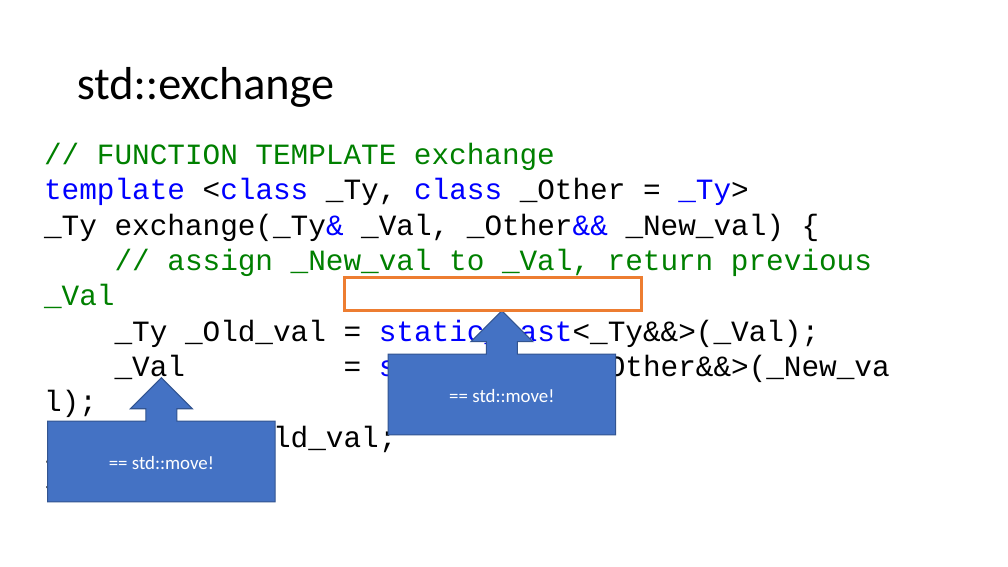
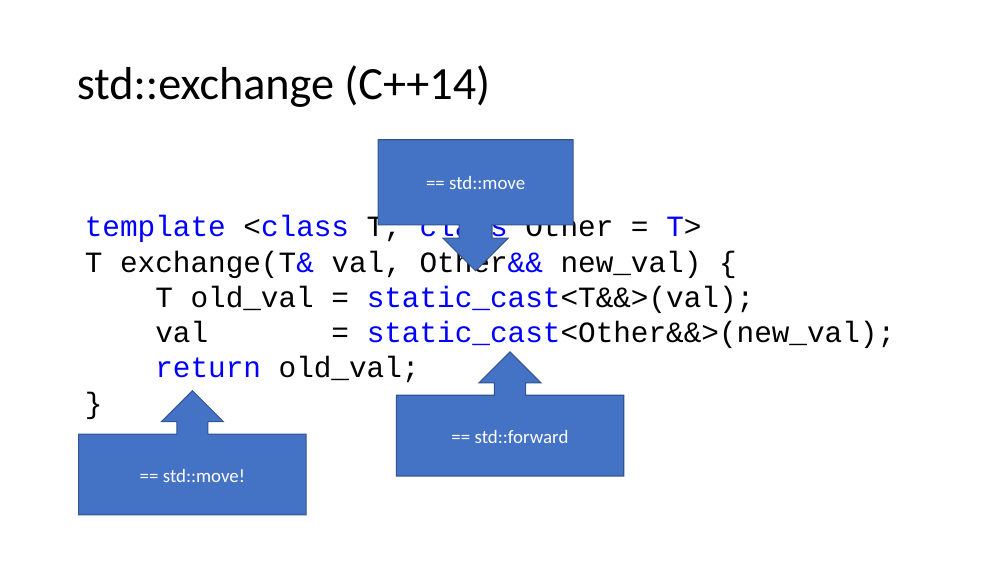
Before and after one commit to BillyONeal/14_cpp_features_in_40_minutes, a slide deck: slide 10 of Standard Library Little Things.pptx (slide 9 before the commit). Drawn at 1008x567 pixels with LibreOffice and Linux fonts; fonts in the diff are those of the drawing. Boxes give left, top, right and bottom in pixels: in the first picture for what was removed or moved away, otherwise in the second. Text is boxed around its words. In the diff, an @@ line names an element or a change of style, - is before the commit and + after.

```diff
--- a/Standard Library Little Things.pptx
+++ b/Standard Library Little Things.pptx
@@ title at [77,65,490,107]: text changed @@
-std::exchange
+std::exchange (C++14)
@@ down arrow callout added at [378,140,573,271], fill #4472C4, outline #325491 1 pt, 18 pt, text #FFFFFF @@
+== std::move
@@ text "template <class T, class Other ...": place and size @@
-text "template <class T, class Other ..." at [44,143,890,384]
+text "template <class T, class Other ..." at [85,215,895,383]
@@ text at [85,215,895,383]: text changed @@
-// FUNCTION TEMPLATE exchange
-template <class _Ty, class _Other = _Ty>
-_Ty exchange(_Ty& _Val, _Other&& _New_val) {
-// assign _New_val to _Val, return previous _Val
-_Ty _Old_val = static_cast<_Ty&&>(_Val);
-_Val = static_cast<_Other&&>(_New_val);
-return _Old_val;
+template <class T, class Other = T>
+T exchange(T& val, Other&& new_val) {
+T old_val = static_cast<T&&>(val);
+val = static_cast<Other&&>(new_val);
+return old_val;
@@ rectangle removed at [345,278,641,311] @@
@@ up arrow callout "== std::forward": place and size @@
-up arrow callout "== std::forward" at [388,311,616,435]
+up arrow callout "== std::forward" at [396,352,624,476]
@@ up arrow callout "== std::move!": place and size @@
-up arrow callout "== std::move!" at [48,378,275,502]
+up arrow callout "== std::move!" at [79,391,306,515]
@@ text in up arrow callout at [475,430,569,443]: text changed @@
-== std::move!
+== std::forward
```
Also in this commit, not shown: 33 other slides changed, 1 slide added, 2 slides removed.
